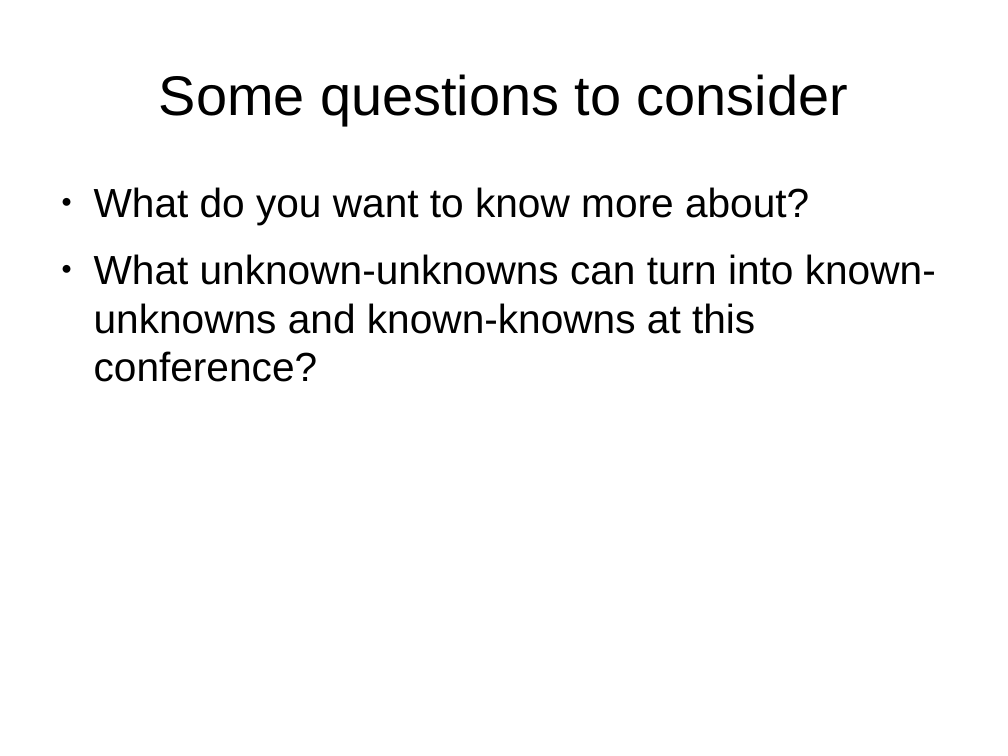
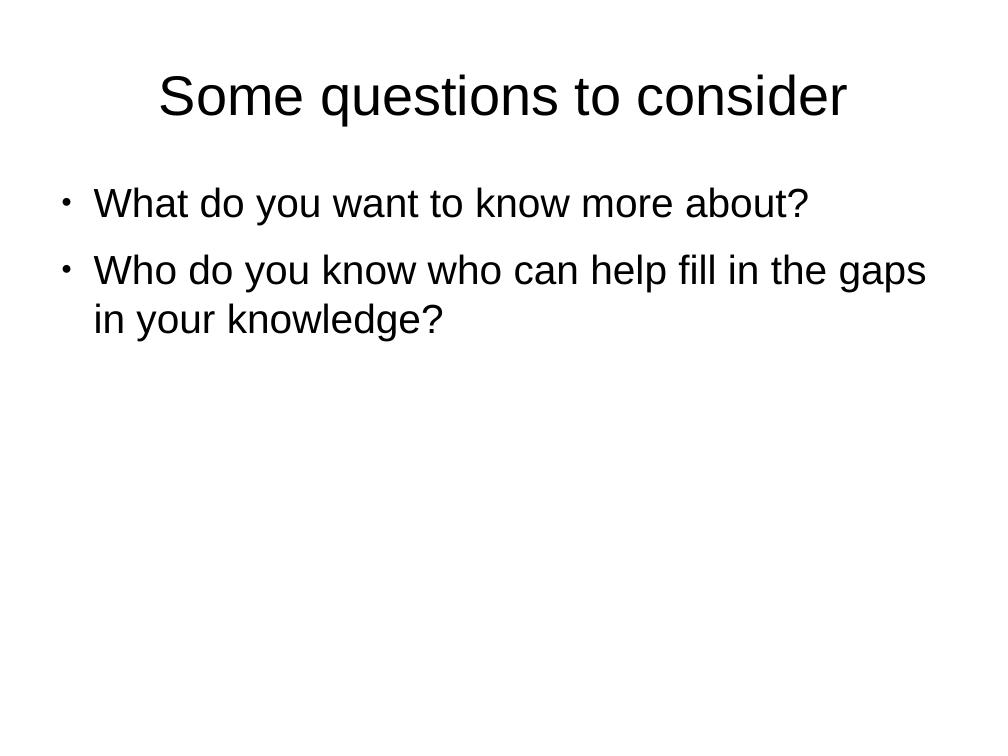
Before and after one commit to shuttle1987/CompCon2016, a slide deck: slide 21 of Slides.odp (slide 17 before the commit). Drawn at 1008x756 pixels with LibreOffice and Linux fonts; fonts in the diff are those of the drawing. Boxes give left, top, right and bottom in pixels: in the first picture for what was removed or moved away, otherwise in the second. Text is boxed around its words. In the diff, an @@ line names an element or a change of style, - is before the commit and + after.

```diff
--- a/Slides.odp
+++ b/Slides.odp
@@ text at (x1=94, y1=254, x2=927, y2=340): text changed @@
-● What unknown-unknowns can turn into known-unknowns and known-knowns at this conference?
+● Who do you know who can help fill in the gaps in your knowledge?
```
Also in this commit, not shown: 8 other slides changed, 6 slides added, 1 slide removed.
